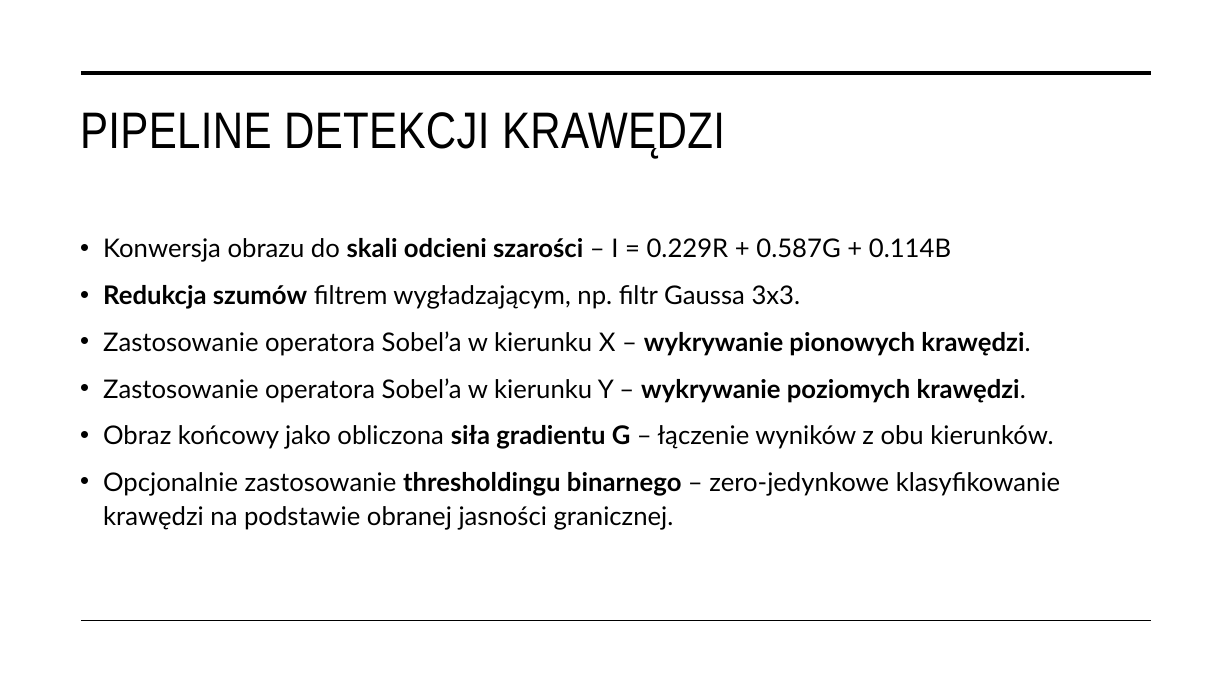
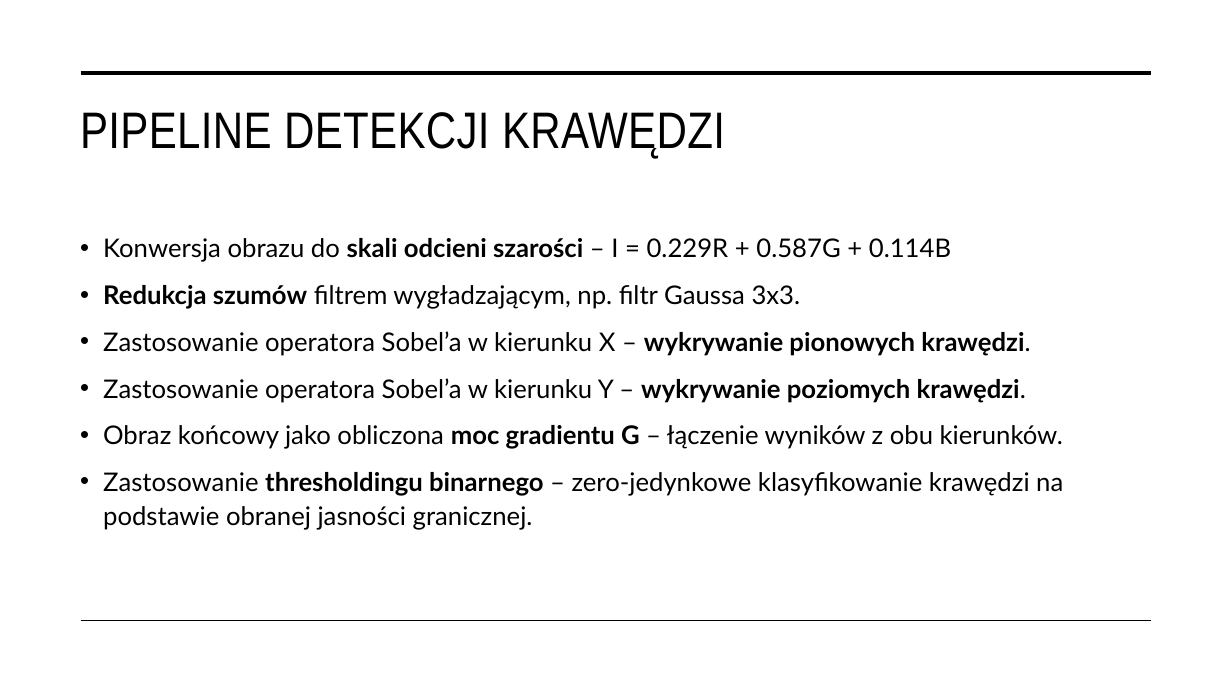
Before and after one commit to igorkotlarz1/Sobel-edge-detection, a slide deck: slide 5 of Dokumenty/Detekcja krawędzi operatorem Sobel’a.pptx. Drawn at 1232x693 pixels with LibreOffice and Linux fonts; fonts in the diff are those of the drawing. Boxes give left, top, right and bottom in pixels: in the first picture for what was removed or moved away, otherwise in the second. Text is boxed around its words. In the diff, an @@ line names an element or a change of style, - is before the commit and + after.

```diff
--- a/Dokumenty/Detekcja krawędzi operatorem Sobel’a.pptx
+++ b/Dokumenty/Detekcja krawędzi operatorem Sobel’a.pptx
@@ text at (103, 425, 1063, 530): text changed @@
-• Obraz końcowy jako obliczona siła gradientu G – łączenie wyników z obu kierunków.
-• Opcjonalnie zastosowanie thresholdingu binarnego – zero-jedynkowe klasyfikowanie krawędzi na podstawie obranej jasności granicznej.
+• Obraz końcowy jako obliczona moc gradientu G – łączenie wyników z obu kierunków.
+• Zastosowanie thresholdingu binarnego – zero-jedynkowe klasyfikowanie krawędzi na podstawie obranej jasności granicznej.
```
Also in this commit, not shown: 2 other slides changed.
